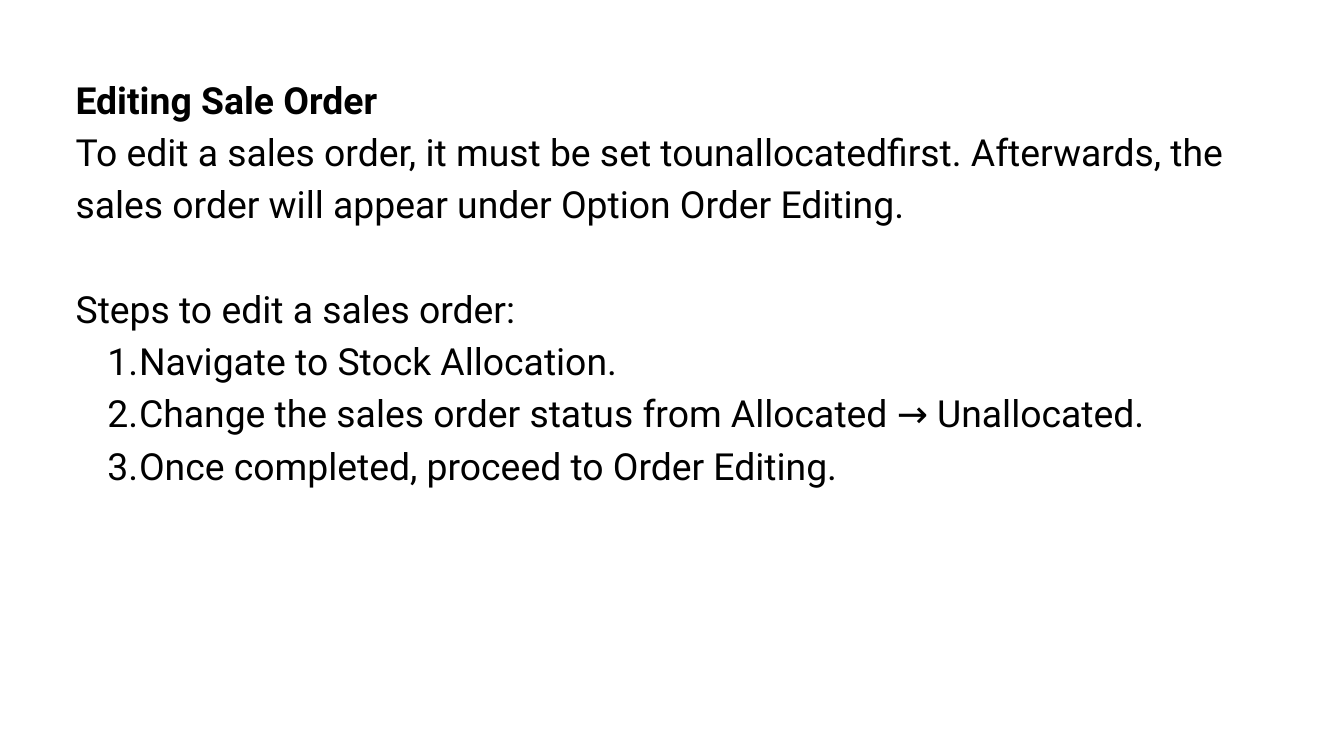
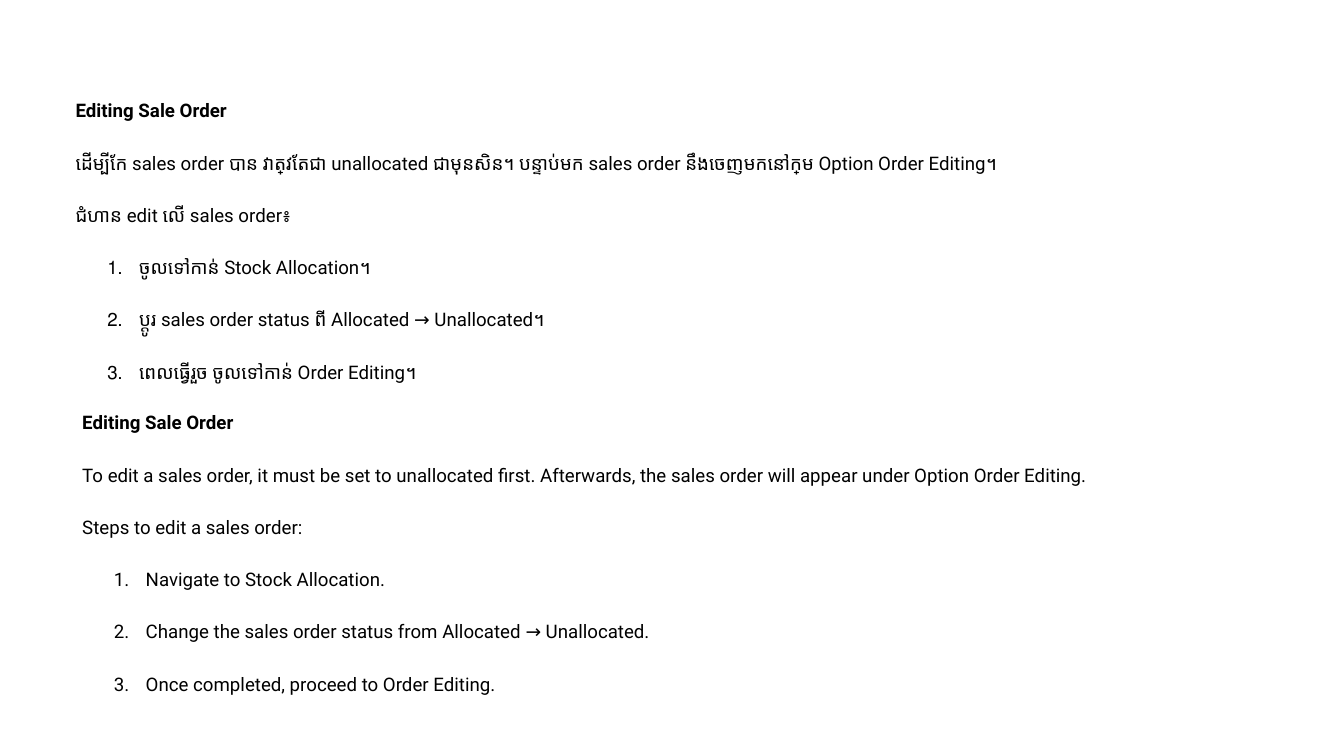
Before and after one commit to visalsing/cafe-khmaoch, a slide deck: slide 3 of src/assets/powerpoint/Stock Allocation.pptx. Drawn at 1344x756 pixels with LibreOffice and Linux fonts; fonts in the diff are those of the drawing. Boxes give left, top, right and bottom in pixels: in the first picture for what was removed or moved away, otherwise in the second. Text is boxed around its words. In the diff, an @@ line names an element or a change of style, - is before the commit and + after.

```diff
--- a/src/assets/powerpoint/Stock Allocation.pptx
+++ b/src/assets/powerpoint/Stock Allocation.pptx
@@ text at [76,103,227,121]: size 40 to 20 pt in "Editing Sale Order" @@
@@ text at [76,152,997,384]: text changed; size 40 to 20 pt @@
-To edit a sales order, it must be set tounallocatedfirst. Afterwards, the sales order will appear under Option Order Editing.
-Steps to edit a sales order:
-  1. Navigate to Stock Allocation.
-  2. Change the sales order status from Allocated → Unallocated.
-  3. Once completed, proceed to Order Editing.
+ដើម្បីកែ sales order បាន វាត្រូវតែជា unallocated ជាមុនសិន។ បន្ទាប់មក sales order នឹងចេញមកនៅក្រោម Option Order Editing។
+ជំហាន edit លើ sales order៖
+  1. ចូលទៅកាន់ Stock Allocation។
+  2. ប្ដូរ sales order status ពី Allocated → Unallocated។
+  3. ពេលធ្វើរួច ចូលទៅកាន់ Order Editing។
@@ text added at [82,415,1086,695], 20 pt, text #000000 @@
+Editing Sale Order
+To edit a sales order, it must be set to unallocated first. Afterwards, the sales order will appear under Option Order Editing.
+Steps to edit a sales order:
+  1. Navigate to Stock Allocation.
+  2. Change the sales order status from Allocated → Unallocated.
+  3. Once completed, proceed to Order Editing.
```
Also in this commit, not shown: 6 other slides changed, 33 other files.
